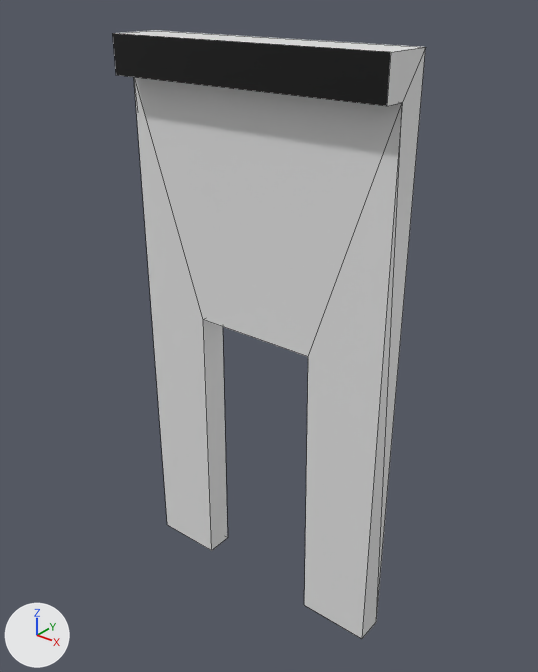
Renders of the FBX model Assets/Assets/Walls/FBX/Entrance_WallDoor.fbx from each side of a commit.
Before and after are seen from a 50 mm lens placed at (3.92, -3.58, 4.33), pointed at (1.04, 0.02, 2.1). The lights are fixed; the arrows at lower left show +X, +Y and +Z. Mesh edges are drawn as thin lines. Where no turn or scale is listed for an object, it has been applied to the vertices.

Script lines for the objects in view, before the commit:
```python
me_cube_018 = bpy.data.meshes.new('Cube.018')
me_cube_018.from_pydata(...)  # 20 vertices, 20 faces; spans x 0.0..2.0, y -0.25..0.1, z 0.0..4.0
# faces by material slot: [18, 2]
me_cube_018.materials.append(mat_m_concrete)  # white #e7e7e7
me_cube_018.materials.append(mat_m_black)  # black #000000
# before: 4 (0.0, -0.1, 0.0) at pixel (167, 524), 6 (1.48, -0.1, 0.0) at pixel (304, 605), 7 (0.52, -0.1, 0.0) at pixel (211, 550), 11 (1.46, -0.1, 2.13) at pixel (308, 356), 12 (0.54, -0.1, 2.12) at pixel (203, 319)
# before: 17 (2.0, -0.1, 3.75) at pixel (402, 102), 18 (2.0, -0.1, 0.0) at pixel (361, 638), 19 (0.0, -0.1, 3.75)
ob_entrance_walldoor = bpy.data.objects.new('Entrance_WallDoor', me_cube_018)
ob_entrance_walldoor.location = (0.0, 0.0, 0.0)
```
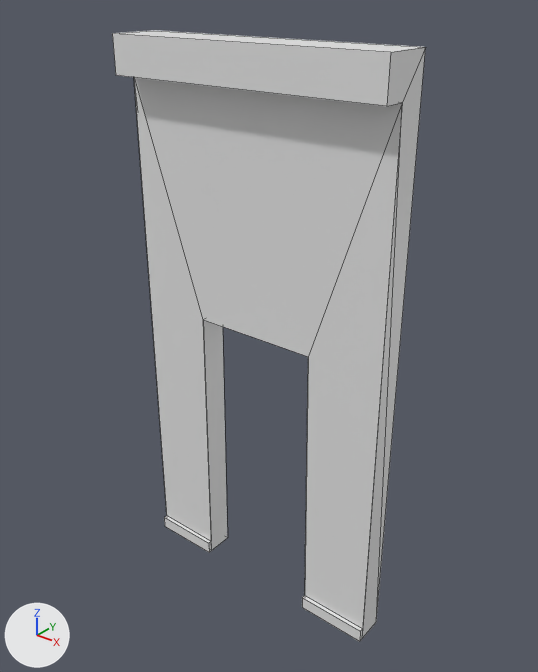
Location of each change, (x1, y1, x2, y2) in pixels of the pictures (538 x 672 px):
'Entrance_WallDoor', reshaped
    before: (112, 30, 426, 639)
    after: (112, 30, 426, 642)
part 1 of me_cube_018, built on
    before: (134, 77, 402, 639)
    after: (134, 77, 402, 642)
part 2 of me_cube_018, recoloured (black to white)
    both: (112, 33, 390, 106)

What the commit changed:
Material 'M_Wall2' (mat_m_wall2) is new.
Its base color is (0.8, 0.8, 0.8) (white #e7e7e7).
Material 'M_Wall' (mat_m_wall) is new.
Its base color is (0.8, 0.8, 0.8) (white #e7e7e7).
me_cube_018 is used by ob_entrance_walldoor; location (0.0, 0.0, 0.0).
Verts and faces of me_cube_018; kept vertices keep their numbers, new ones are numbered from 20.
me_cube_018 had 20 vertices, 20 faces and spanned x 0.0..2.0, y -0.25..0.1, z 0.0..4.0.
me_cube_018 now has 32 vertices, 30 faces and spans x 0.0..2.0, y -0.25..0.1, z 0.0..4.0.
Part 1, on me_cube_018:
Faces deleted: (6, 18, 17, 11), (4, 7, 12, 19).
New vertices 20 to 23 stand at vertices 4, 6, 7, 18, in that order, plus (0.0, 0.0, 0.1).
New vertices 24 to 31 stand at vertices 4, 6, 7, 18, 20 to 23, in that order, plus (0.0, -0.03, 0.0).
New faces: (11, 21, 23, 17), (12, 19, 20, 22) (mat_m_wall (white #e7e7e7)).
New faces: (4, 24, 28, 20), (6, 25, 29, 21), (24, 26, 30, 28), (25, 27, 31, 29), (6, 18, 27, 25), (21, 29, 31, 23) (mat_m_concrete (white #e7e7e7)).
New faces: (18, 23, 31, 27), (7, 22, 30, 26), (4, 7, 26, 24), (20, 28, 30, 22) (mat_m_concrete (white #e7e7e7)).
me_cube_018 part 2: 2 faces spanning x 0.0..2.0, y -0.25..-0.1, z 3.75..4.0 switch from mat_m_black (black #000000) to mat_m_concrete (white #e7e7e7).
me_cube_018 now uses material mat_m_wall (white #e7e7e7).
me_cube_018 now uses material mat_m_wall2 (white #e7e7e7).
